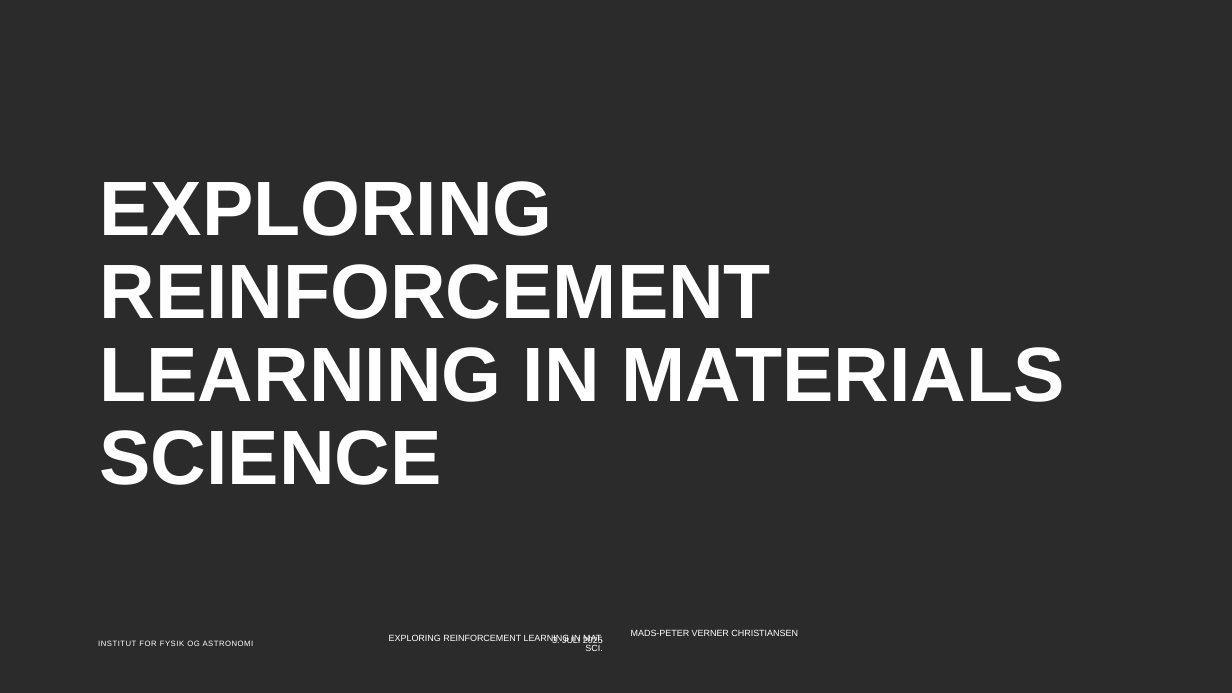
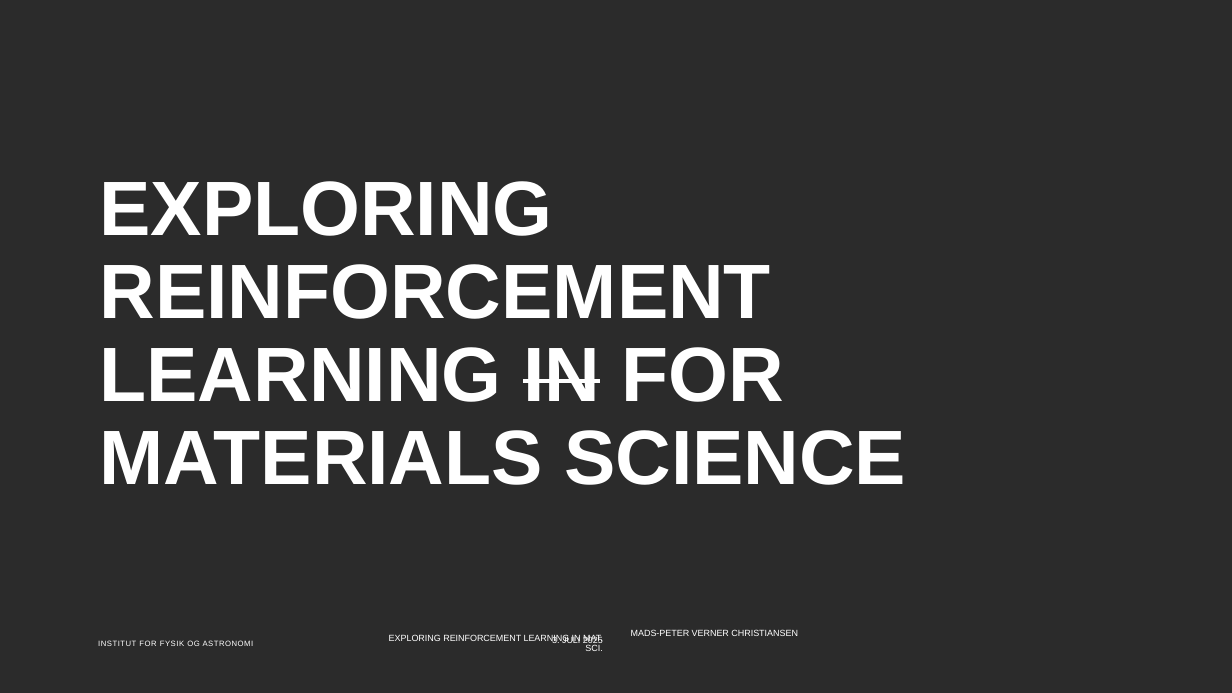
Before and after one commit to Mads-PeterVC/rlmep, a slide deck: slide 1 of slides/slides.pptx. Drawn at 1232x693 pixels with LibreOffice and Linux fonts; fonts in the diff are those of the drawing; background and template pictures are left out; a plain dark background stands for a picture behind light text. Boxes give left, top, right and bottom in pixels: in the first picture for what was removed or moved away, otherwise in the second. Text is boxed around its words. In the diff, an @@ line names an element or a change of style, - is before the commit and + after.

```diff
--- a/slides/slides.pptx
+++ b/slides/slides.pptx
@@ title at (100,181,906,485): text changed @@
-EXPLORING REINFORCEMENT LEARNING IN MATERIALS SCIENCE
+EXPLORING REINFORCEMENT LEARNING IN FOR MATERIALS SCIENCE
```
Also in this commit, not shown: 7 other slides changed, 8 slides added, 1 slide removed.
